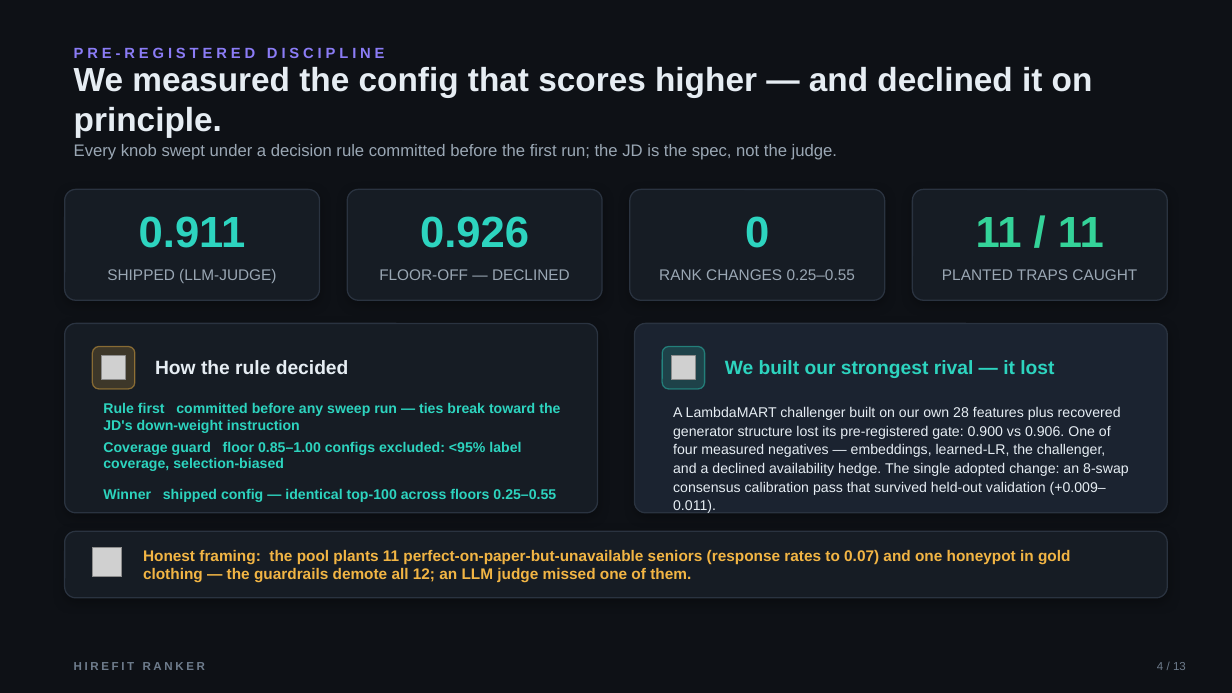
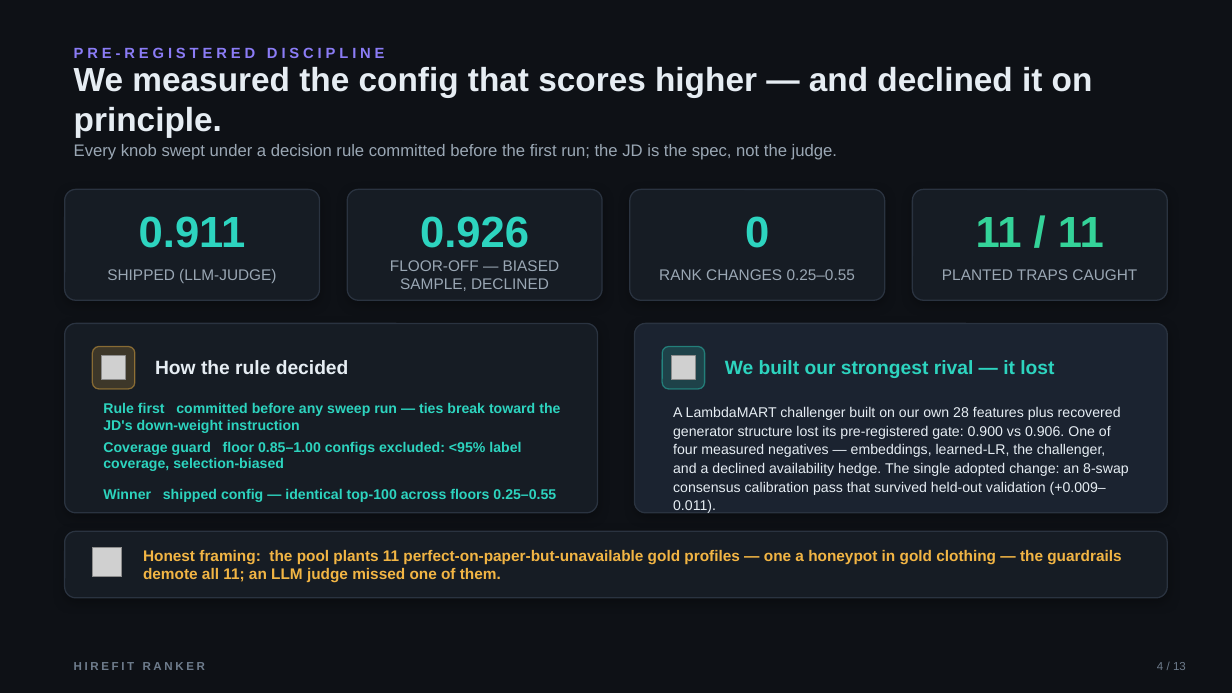
Before and after one commit to bansalbhunesh/redrob-hirefit-ranker, a slide deck: slide 4 of docs/HireFit_Ranker_Redrob_POLISHED.pptx. Drawn at 1232x693 pixels with LibreOffice and Linux fonts; fonts in the diff are those of the drawing; grey boxes stand for pictures. Boxes give left, top, right and bottom in pixels: in the first picture for what was removed or moved away, otherwise in the second. Text is boxed around its words. In the diff, an @@ line names an element or a change of style, - is before the commit and + after.

```diff
--- a/docs/HireFit_Ranker_Redrob_POLISHED.pptx
+++ b/docs/HireFit_Ranker_Redrob_POLISHED.pptx
@@ text at [390,260,559,291]: text changed @@
-FLOOR-OFF — DECLINED
+FLOOR-OFF — BIASED SAMPLE, DECLINED
@@ text at [143,550,1121,583]: text changed @@
-Honest framing: the pool plants 11 perfect-on-paper-but-unavailable seniors (response rates to 0.07) and one honeypot in gold clothing — the guardrails demote all 12; an LLM judge missed one of them.
+Honest framing: the pool plants 11 perfect-on-paper-but-unavailable gold profiles — one a honeypot in gold clothing — the guardrails demote all 11; an LLM judge missed one of them.
```
Also in this commit, not shown: 4 other slides changed, 14 other files.
